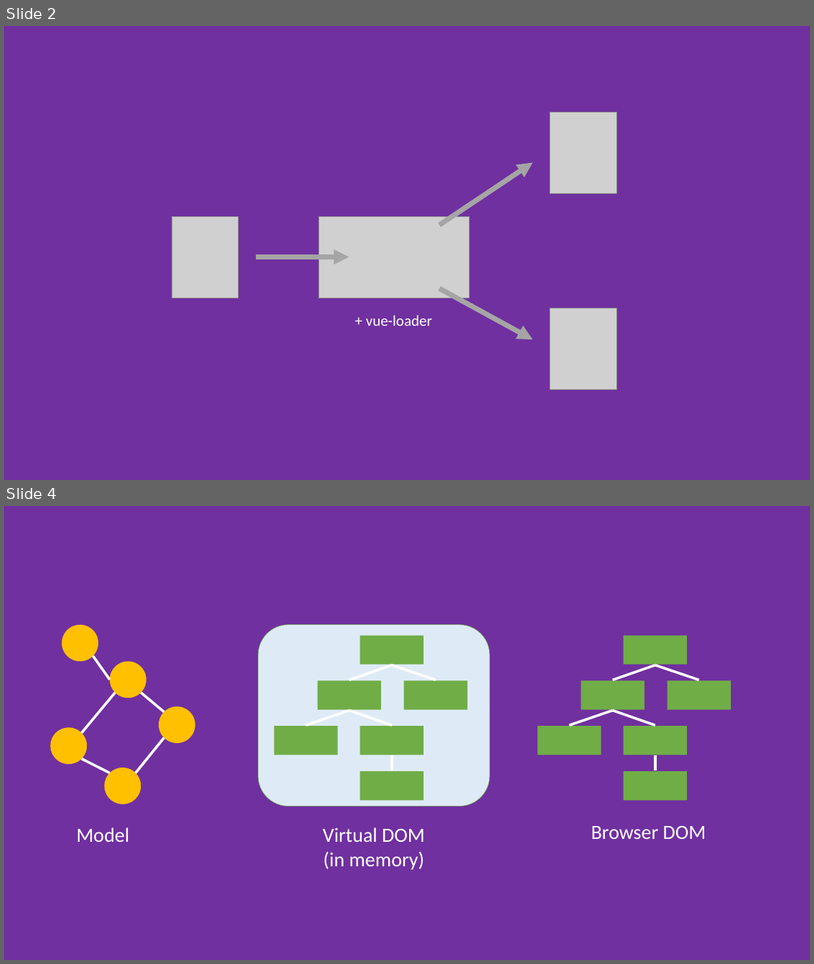
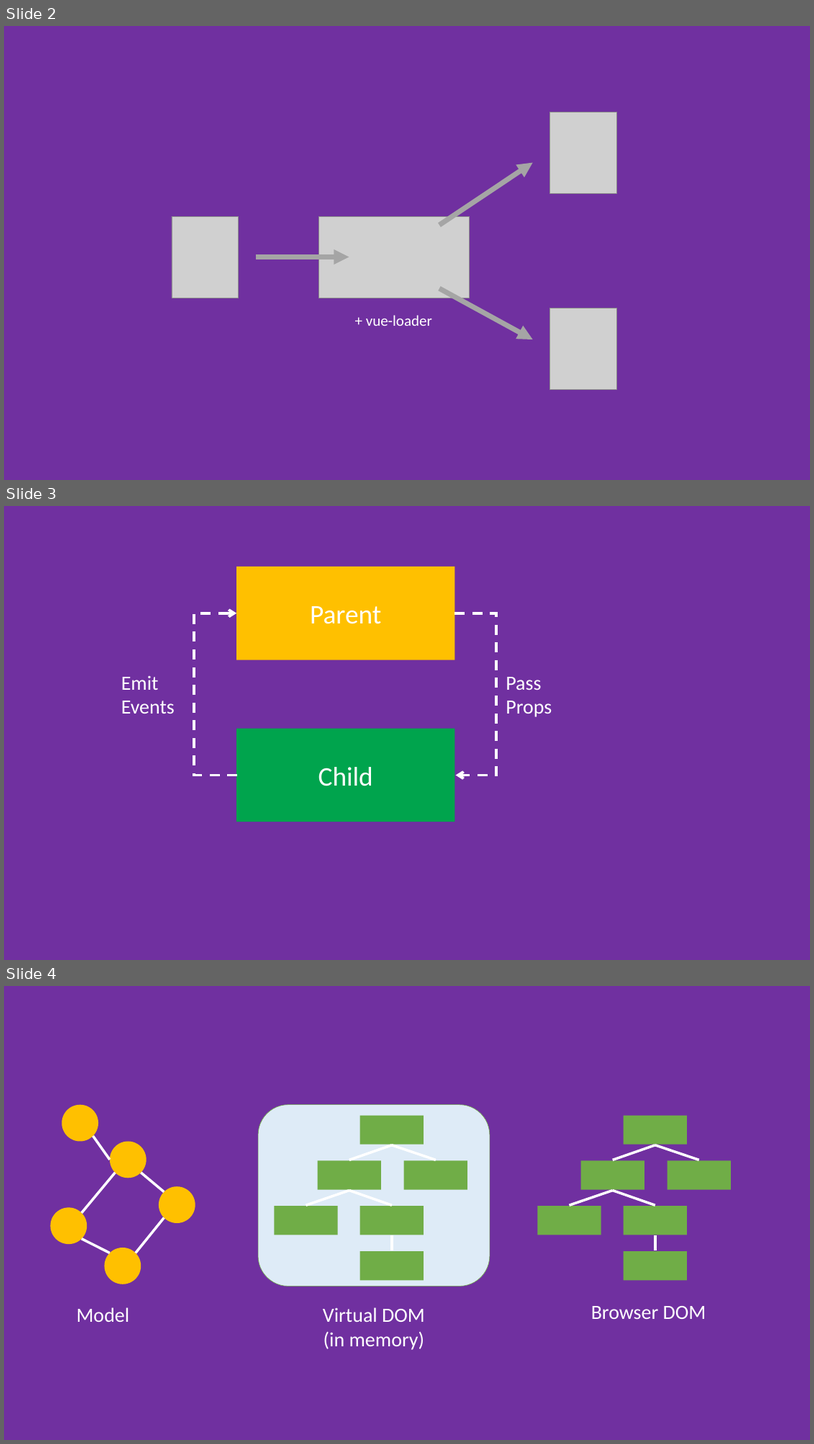
Before and after one commit to maxpou-slides/vuejs-training, a slide deck: schemas.pptx. Shown one above the other, each under a label of ours: slides 2 and 4 before the commit, slides 2, 3 and 4 after it; the slides between them are not shown. The pictures are 814x964 and 814x1444 pixels, drawn with LibreOffice and Linux fonts; fonts in the diff are those of the drawing; grey boxes stand for pictures. Boxes give left, top, right and bottom in pixels: in the first picture for what was removed or moved away, otherwise in the second. Text is boxed around its words. In the diff, an @@ line names an element or a change of style, - is before the commit and + after.

```diff
--- a/schemas.pptx
+++ b/schemas.pptx
@@ slide 3 added at [4, 506, 810, 960], background #7030A0 @@
@@ rectangle added at [237, 566, 455, 659], fill #FFC000, 32 pt, text #FFFFFF @@
+Parent
@@ elbow arrow added from (237, 775) to (237, 613), #FFFFFF 3 pt dashed @@
@@ elbow arrow added from (455, 613) to (456, 775), #FFFFFF 3 pt dashed @@
@@ text added at [121, 676, 175, 713], 24 pt, text #FFFFFF @@
+Emit
+Events
@@ text added at [506, 677, 552, 717], 24 pt, text #FFFFFF @@
+Pass
+Props
@@ rectangle added at [237, 728, 455, 822], fill #00A44D, 32 pt, text #FFFFFF @@
+Child
```
Also in this commit, not shown: 1 slide removed.
